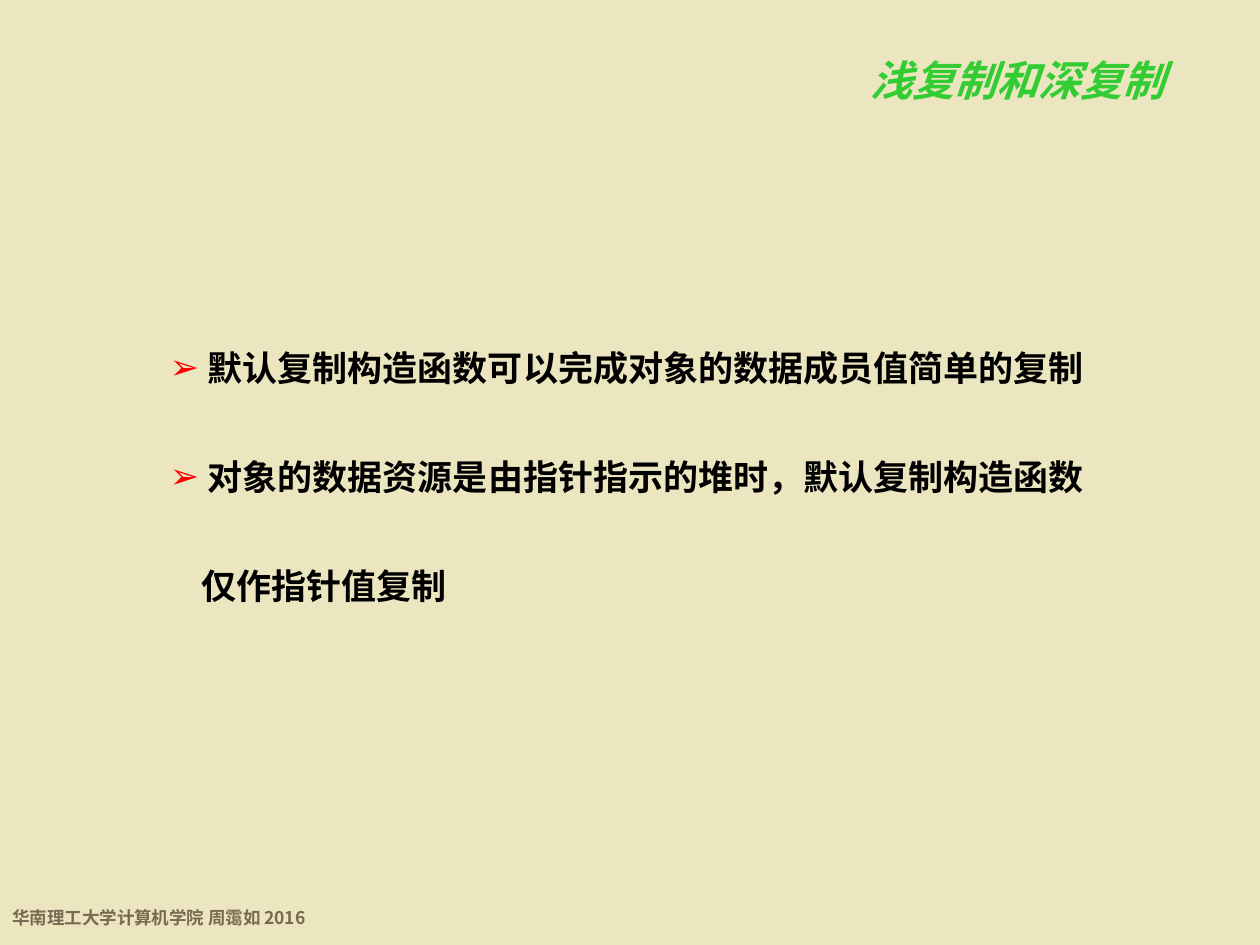
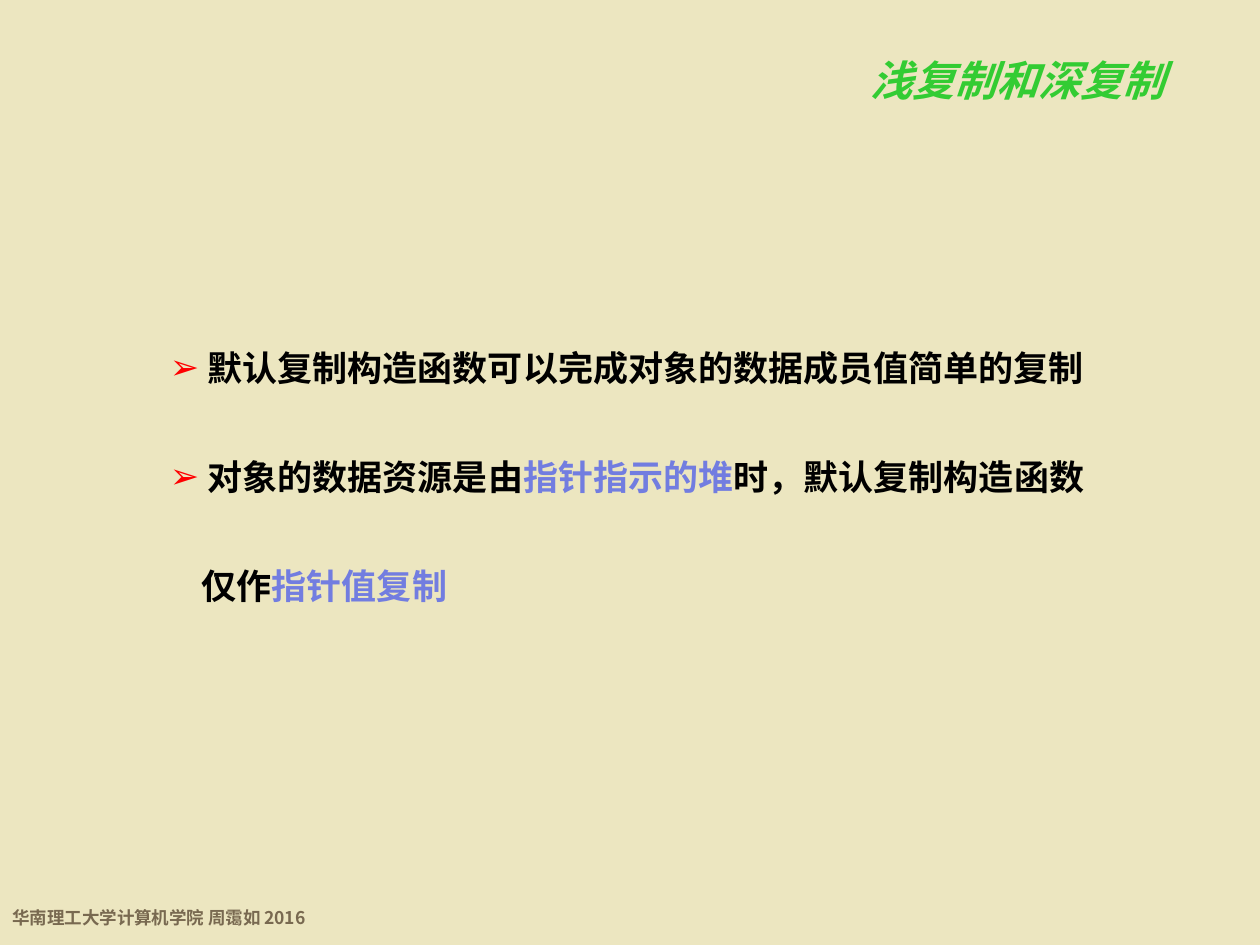
Before and after one commit to wwuhn/wwuhn.github.io, a slide deck: slide 142 of bookspcClassic/C++程序设计基础（第5版）周霭如/6-类与对象.pptx. Drawn at 1260x945 pixels with LibreOffice and Linux fonts; fonts in the diff are those of the drawing; background and template pictures are left out. Boxes give left, top, right and bottom in pixels: in the first picture for what was removed or moved away, otherwise in the second. Text is boxed around its words. In the diff, an @@ line names an element or a change of style, - is before the commit and + after.

```diff
--- a/bookspcClassic/C++程序设计基础（第5版）周霭如/6-类与对象.pptx
+++ b/bookspcClassic/C++程序设计基础（第5版）周霭如/6-类与对象.pptx
@@ text at bbox=[202, 460, 1085, 602]: text colour #000000 to #727DE0 in "对象的数据资源是由指针指示的堆时，默认复制构造函数", "仅作指针值复制" @@
```
Also in this commit, not shown: 15 other slides changed.
